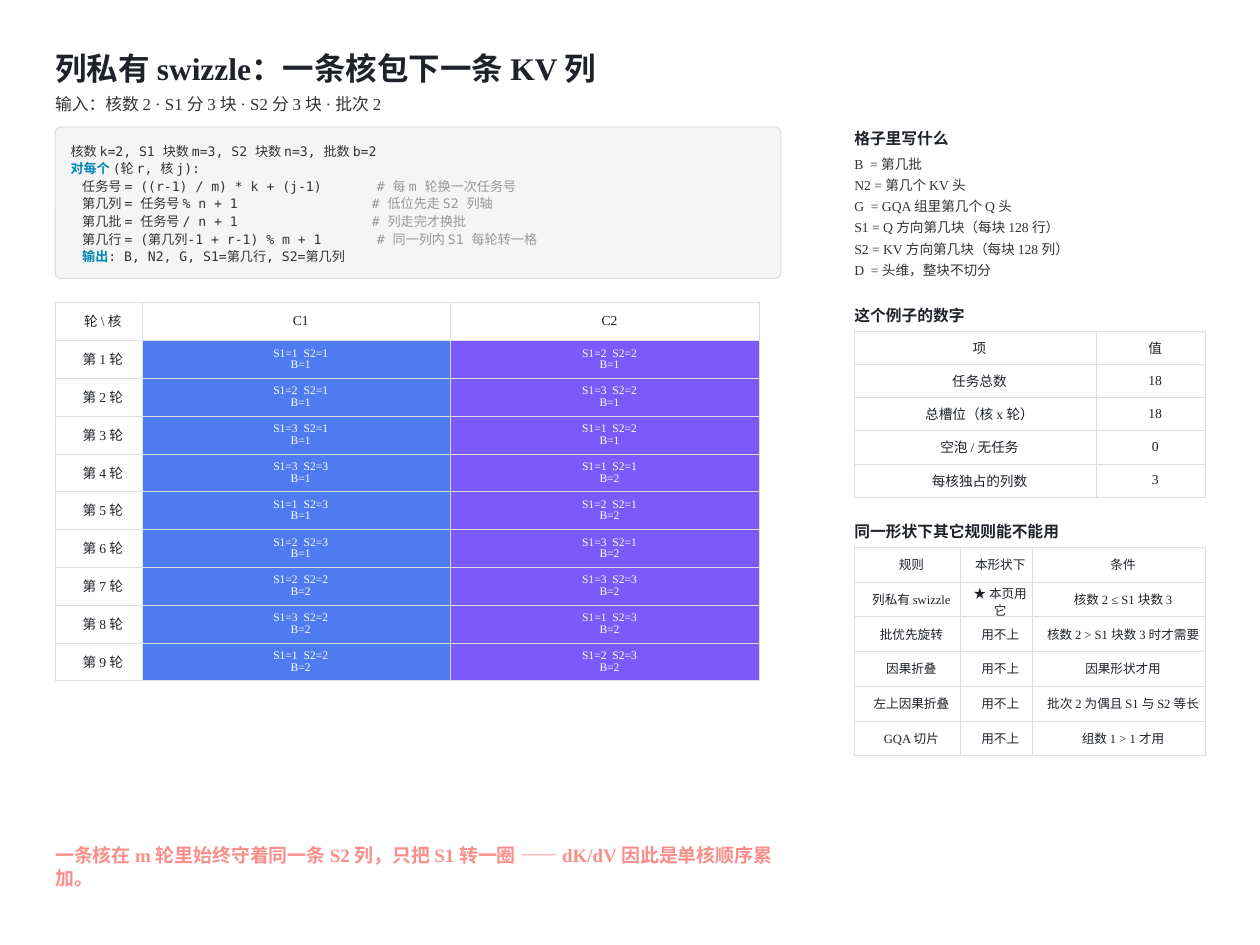
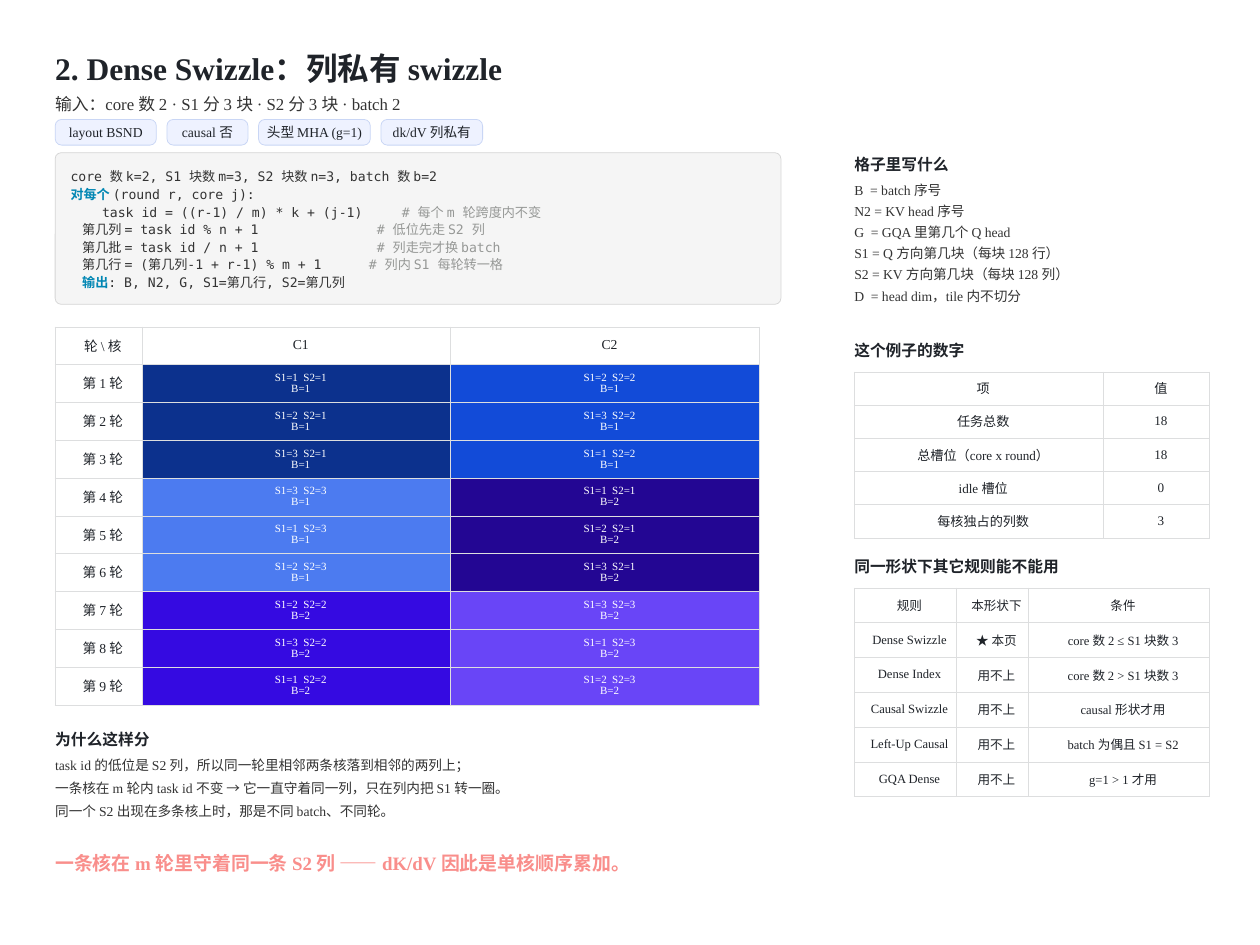
Before and after one commit to guomc9/SeeTen, a slide deck: slide 3 of cases/flash-attention-det-accum/out/v4-index-schedules.pptx (slide 2 before the commit). Drawn at 1260x945 pixels with LibreOffice and Linux fonts; fonts in the diff are those of the drawing. Boxes give left, top, right and bottom in pixels: in the first picture for what was removed or moved away, otherwise in the second. Text is boxed around its words. In the diff, an @@ line names an element or a change of style, - is before the commit and + after.

```diff
--- a/cases/flash-attention-det-accum/out/v4-index-schedules.pptx
+++ b/cases/flash-attention-det-accum/out/v4-index-schedules.pptx
@@ text at (x1=55, y1=55, x2=502, y2=83): text changed; font Noto Sans CJK SC to Times New Roman @@
-列私有 swizzle：一条核包下一条 KV 列
+2. Dense Swizzle：列私有 swizzle
@@ text at (x1=55, y1=96, x2=400, y2=112): text changed; font Noto Sans CJK SC to Times New Roman @@
-输入：核数 2 · S1 分 3 块 · S2 分 3 块 · 批次 2
+输入：core 数 2 · S1 分 3 块 · S2 分 3 块 · batch 2
@@ rounded rectangle added at (x1=55, y1=119, x2=156, y2=145), fill #EEF2FF, outline #C9D6F5 0.75 pt, 13 pt, text #1F2329 @@
+layout BSND
@@ rounded rectangle added at (x1=167, y1=119, x2=248, y2=145), fill #EEF2FF, outline #C9D6F5 0.75 pt, 13 pt, text #1F2329 @@
+causal 否
@@ rounded rectangle added at (x1=259, y1=119, x2=370, y2=145), fill #EEF2FF, outline #C9D6F5 0.75 pt, 13 pt, text #1F2329 @@
+头型 MHA (g=1)
@@ rounded rectangle added at (x1=381, y1=119, x2=483, y2=145), fill #EEF2FF, outline #C9D6F5 0.75 pt, 13 pt, text #1F2329 @@
+dk/dV 列私有
@@ 3 texts, 1 table, 1 rounded rectangle moved together from (x1=55, y1=127, x2=1069, y2=680) to (x1=55, y1=153, x2=1069, y2=705) @@
@@ text in rounded rectangle at (x1=71, y1=170, x2=542, y2=271): text changed @@
-核数 k=2, S1 块数 m=3, S2 块数 n=3, 批数 b=2
-对每个 (轮 r, 核 j):
-任务号 = ((r-1) / m) * k + (j-1) # 每 m 轮换一次任务号
-第几列 = 任务号 % n + 1 # 低位先走 S2 列轴
-第几批 = 任务号 / n + 1 # 列走完才换批
-第几行 = (第几列-1 + r-1) % m + 1 # 同一列内 S1 每轮转一格
+core 数 k=2, S1 块数 m=3, S2 块数 n=3, batch 数 b=2
+对每个 (round r, core j):
+task id = ((r-1) / m) * k + (j-1) # 每个 m 轮跨度内不变
+第几列 = task id % n + 1 # 低位先走 S2 列
+第几批 = task id / n + 1 # 列走完才换 batch
+第几行 = (第几列-1 + r-1) % m + 1 # 列内 S1 每轮转一格
@@ text at (x1=854, y1=204, x2=964, y2=217): text changed @@
-N2 = 第几个 KV 头
+N2 = KV head 序号
@@ text at (x1=854, y1=183, x2=941, y2=196): text changed; font Noto Sans CJK SC to Times New Roman @@
-B = 第几批
+B = batch 序号
@@ text at (x1=854, y1=225, x2=1011, y2=239): text changed @@
-G = GQA 组里第几个 Q 头
+G = GQA 里第几个 Q head
@@ text at (x1=854, y1=289, x2=1021, y2=303): text changed; font Noto Sans CJK SC to Times New Roman @@
-D = 头维，整块不切分
+D = head dim，tile 内不切分
@@ table at (x1=55, y1=327, x2=759, y2=705) @@
@@ fill #4E7CF0 to #0C318D in 3 cells @@
@@ fill #7A5AF8 to #124BD8 in 3 cells @@
@@ fill #4E7CF0 to #4C7BF0 in 3 cells @@
@@ fill #7A5AF8 to #230693 in 3 cells @@
@@ fill #4E7CF0 to #350AE1 in 3 cells @@
@@ fill #7A5AF8 to #6945F7 in 3 cells @@
@@ size 11 to 10.5 pt in "S1=1 S2=1", "B=1", "S1=2 S2=2", "B=1" and 32 more places @@
@@ text "这个例子的数字" moved from (x1=854, y1=307, x2=964, y2=323) to (x1=854, y1=342, x2=964, y2=358) @@
@@ table at (x1=854, y1=372, x2=1209, y2=538) @@
-row 3, column 1: 总槽位（核 x 轮）
+row 3, column 1: 总槽位（core x round）
-row 4, column 1: 空泡 / 无任务
+row 4, column 1: idle 槽位
@@ size 13 to 12.5 pt in "项", "值", "任务总数", "18" and 4 more places @@
@@ table moved from (x1=854, y1=331, x2=1206, y2=497) to (x1=854, y1=372, x2=1209, y2=538) @@
@@ text "同一形状下其它规则能不能用" moved from (x1=854, y1=523, x2=1059, y2=539) to (x1=854, y1=558, x2=1059, y2=574) @@
@@ table moved from (x1=854, y1=547, x2=1206, y2=756) to (x1=854, y1=588, x2=1209, y2=797) @@
@@ table at (x1=854, y1=588, x2=1209, y2=797) @@
-row 2: 列私有 swizzle | ★ 本页用它 | 核数 2 ≤ S1 块数 3
+row 2: Dense Swizzle | ★ 本页 | core 数 2 ≤ S1 块数 3
-row 3, column 1: 批优先旋转
+row 3, column 1: Dense Index
-row 3, column 3: 核数 2 > S1 块数 3 时才需要
+row 3, column 3: core 数 2 > S1 块数 3
-row 4, column 1: 因果折叠
+row 4, column 1: Causal Swizzle
-row 4, column 3: 因果形状才用
+row 4, column 3: causal 形状才用
-row 5, column 1: 左上因果折叠
+row 5, column 1: Left-Up Causal
-row 5, column 3: 批次 2 为偶且 S1 与 S2 等长
+row 5, column 3: batch 为偶且 S1 = S2
-row 6, column 1: GQA 切片
+row 6, column 1: GQA Dense
-row 6, column 3: 组数 1 > 1 才用
+row 6, column 3: g=1 > 1 才用
@@ text added at (x1=55, y1=731, x2=149, y2=747), 15 pt, text #1F2329, bold @@
+为什么这样分
@@ text added at (x1=55, y1=758, x2=470, y2=772), 13 pt, text #333333 @@
+task id 的低位是 S2 列，所以同一轮里相邻两条核落到相邻的两列上；
@@ text added at (x1=55, y1=781, x2=508, y2=794), 13 pt, text #333333 @@
+一条核在 m 轮内 task id 不变 → 它一直守着同一列，只在列内把 S1 转一圈。
@@ text added at (x1=55, y1=804, x2=395, y2=817), 13 pt, text #333333 @@
+同一个 S2 出现在多条核上时，那是不同 batch、不同轮。
@@ text at (x1=55, y1=854, x2=630, y2=872): text changed @@
-一条核在 m 轮里始终守着同一条 S2 列，只把 S1 转一圈 —— dK/dV 因此是单核顺序累加。
+一条核在 m 轮里守着同一条 S2 列 —— dK/dV 因此是单核顺序累加。
```
Also in this commit, not shown: 13 other slides changed, 2 slides added, 1 slide removed, 10 other files.
